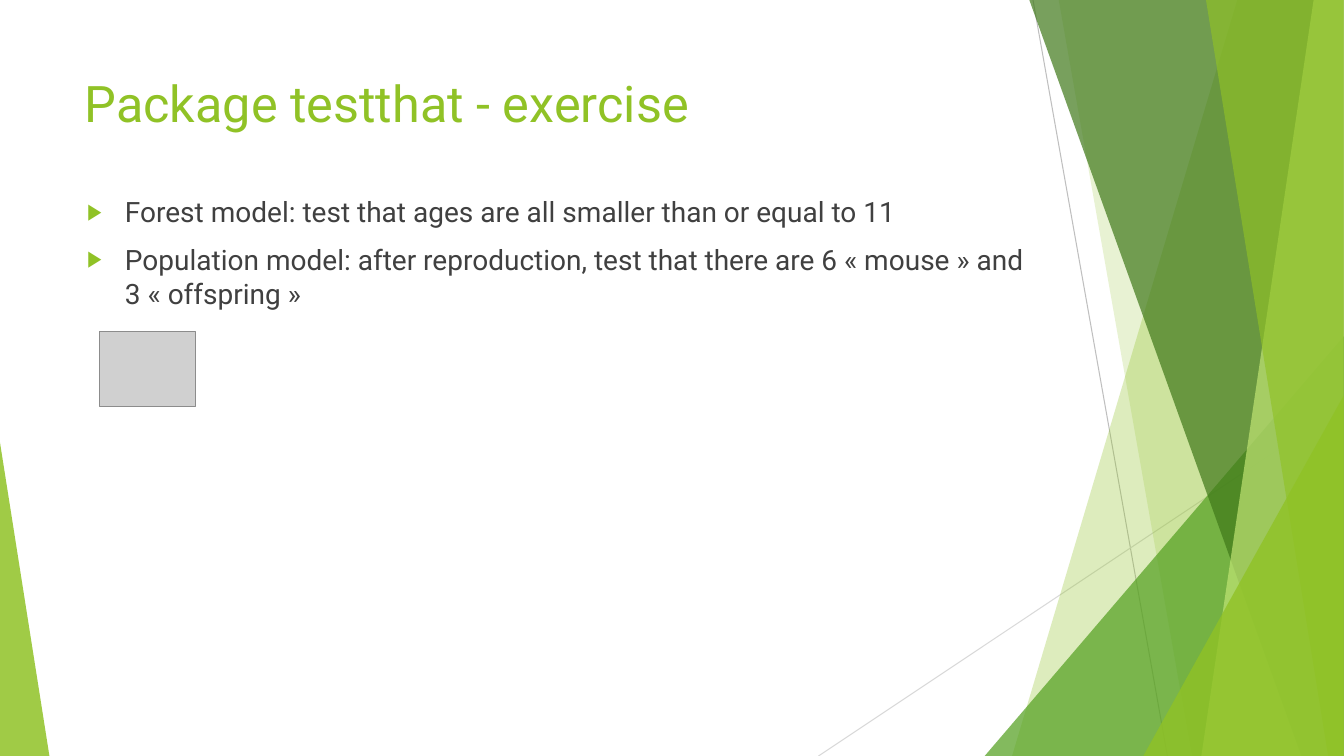
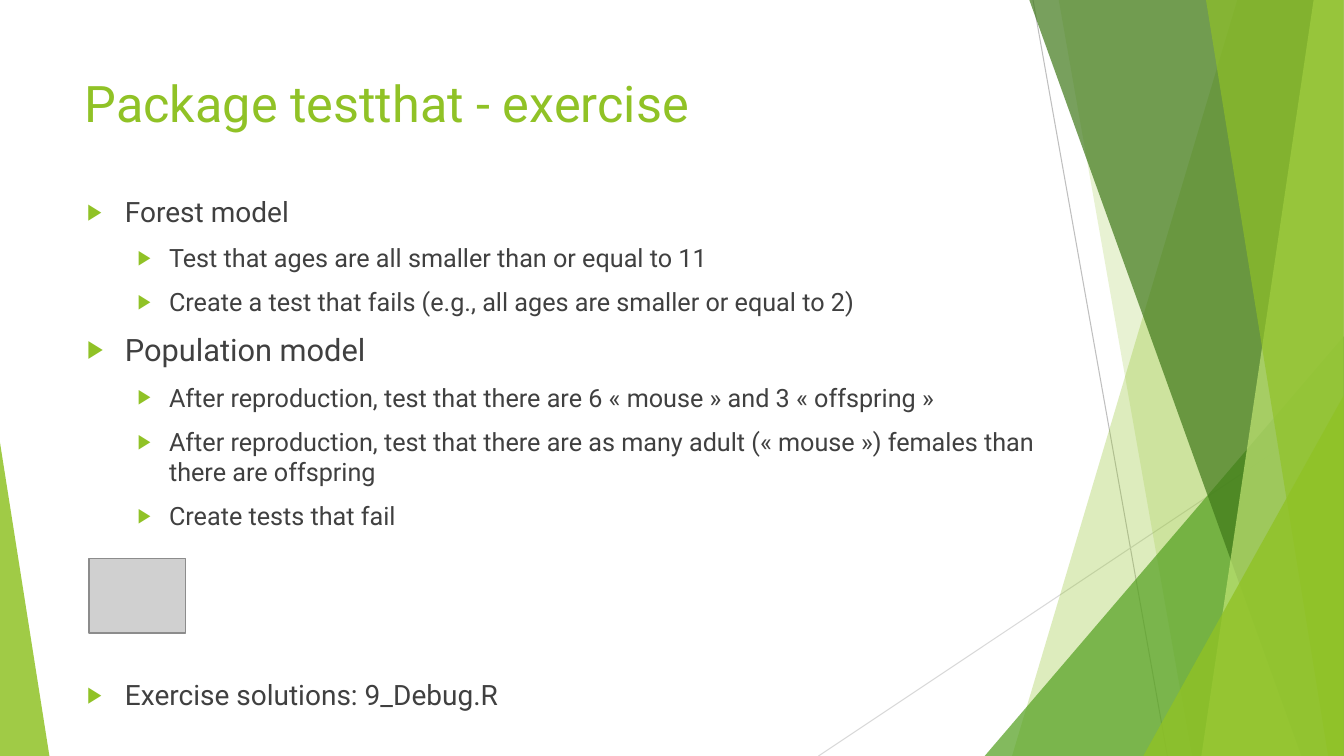
Before and after one commit to SarahBauduin/formation_IBM_NetLogoR, a slide deck: slide 5 of docs/slides/3_Debug.pptx. Drawn at 1344x756 pixels with LibreOffice and Linux fonts; fonts in the diff are those of the drawing; grey boxes stand for pictures. Boxes give left, top, right and bottom in pixels: in the first picture for what was removed or moved away, otherwise in the second. Text is boxed around its words. In the diff, an @@ line names an element or a change of style, - is before the commit and + after.

```diff
--- a/docs/slides/3_Debug.pptx
+++ b/docs/slides/3_Debug.pptx
@@ text at box(125, 201, 1034, 711): text changed; size 20 to 18 pt @@
-▶ Forest model: test that ages are all smaller than or equal to 11
-▶ Population model: after reproduction, test that there are 6 « mouse » and 3 « offspring »
+▶ Forest model
+  ▶ Test that ages are all smaller than or equal to 11
+  ▶ Create a test that fails (e.g., all ages are smaller or equal to 2)
+▶ Population model
+  ▶ After reproduction, test that there are 6 « mouse » and 3 « offspring »
+  ▶ After reproduction, test that there are as many adult (« mouse ») females than there are offspring
+  ▶ Create tests that fail
+▶ Exercise solutions: 9_Debug.R
@@ picture: place and size @@
-picture at box(100, 332, 197, 406)
+picture at box(89, 559, 186, 633)
```
Also in this commit, not shown: 5 other slides changed, 19 other files.
